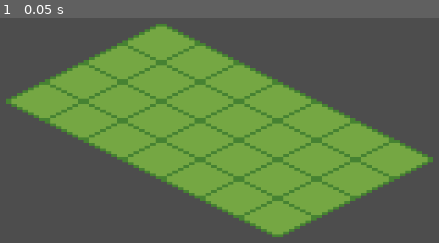
Above: before the commit, frame 1.
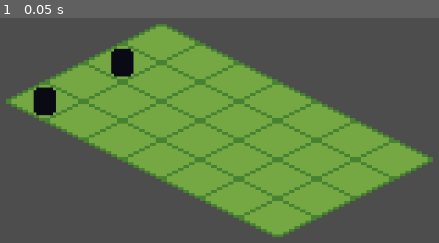
Above: after the commit, the same moment.

Repository: estebanm123/strategy
Game: Godot game, scene res://Main.tscn
Two runs of this game, one before a commit and one after it. Both use one fixed random seed, a clock stepped at 60 frames per second and the inputs below.
Inputs:
- Up to frame 1 (0.05 s): no input

The runs differ from the first frame. In frame 1, 1.3% of the frame differs, in the area x 7-31%, y 13-44%.

Commit message:
Refactor tilemap + spawn enemies

Diff:
--- a/Main.gd
+++ b/Main.gd
@@ -1,29 +1,53 @@
 extends Node2D
 
-@onready var tileMapLayer: TileMapLayer = $TileMapLayer
+
+@onready var tileMapWrapper: TileMapWrapper = TileMapWrapper.new($TileMapLayer)
 
 func _ready() -> void:
-	var texture: Texture2D = load("res://sprites/greentile.png")
-	if not texture:
-		push_error("Failed to load greentile.png")
-		return
+ var texture: Texture2D = load("res://sprites/greentile.png")
+ if not texture:
+  push_error("Failed to load greentile.png")
+  return
 
-	TileMapGenerator.createIsometricTileSet(tileMapLayer, texture)
-	TileMapGenerator.fillMap(tileMapLayer)
-	setupCamera()
+ tileMapWrapper.createIsometricTileSet(texture)
+ tileMapWrapper.fillMap()
+ setupCamera()
+ spawnEnemies()
 
 
 
 func setupCamera() -> void:
-	var camera: Camera2D = Camera2D.new()
-	camera.zoom = Vector2(4, 4)
-	add_child(camera)
+ var camera: Camera2D = Camera2D.new()
+ camera.zoom = Vector2(4, 4)
+ add_child(camera)
 
-	var rect: Rect2i = tileMapLayer.get_used_rect()
-	if rect.size.x == 0:
-		return
+ var rect: Rect2i = tileMapWrapper.tileMapLayerRef.get_used_rect()
+ if rect.size.x == 0:
+  return
 
-	var startPos: Vector2 = tileMapLayer.map_to_local(rect.position)
-	var endPos: Vector2 = tileMapLayer.map_to_local(rect.end - Vector2i(1, 1))
+ var startPos: Vector2 = tileMapWrapper.tileMapLayerRef.map_to_local(rect.position)
+ var endPos: Vector2 = tileMapWrapper.tileMapLayerRef.map_to_local(rect.end - Vector2i(1, 1))
 
-	camera.position = (startPos + endPos) / 2.0
+ camera.position = (startPos + endPos) / 2.0
+
+
+func spawnEnemies() -> void:
+ var enemyCount: int = randi_range(1, 3)
+ var spawnColumn: int = 0
+ var maxRows: int = 4
+
+ var availableRows: Array = []
+ for y: int in range(maxRows):
+  availableRows.append(y)
+
+ availableRows.shuffle()
+
+ for i: int in range(enemyCount):
+  var enemy: Actor = ActorFactory.createEnemyActor()
+  if not enemy:
+   continue
+
+  var tilePos: Vector2i = Vector2i(spawnColumn, availableRows[i])
+  var worldPos: Vector2 = tileMapWrapper.tileMapLayerRef.map_to_local(tilePos)
+  enemy.position = worldPos
+  add_child(enemy)
--- a/TileMapGenerator.gd
+++ /dev/null
@@ -1,27 +0,0 @@
-extends Node
-
-class_name TileMapGenerator
-
-static func createIsometricTileSet(tileMapLayer: TileMapLayer, texture: Texture2D) -> void:
-	var tileSet: TileSet = TileSet.new()
-	# Configure for Isometric
-	tileSet.tile_shape = TileSet.TILE_SHAPE_ISOMETRIC
-	tileSet.tile_layout = TileSet.TILE_LAYOUT_DIAMOND_DOWN
-	# Set tile size. Isometric grids are typically 2:1 ratio.
-	var textureSize: Vector2i = texture.get_size()
-	tileSet.tile_size = Vector2i(textureSize.x, int(textureSize.x * 0.5))
-	# Create a TileSetAtlasSource
-	var source: TileSetAtlasSource = TileSetAtlasSource.new()
-	source.texture = texture
-	source.texture_region_size = textureSize
-	# Create a single tile at (0, 0)
-	source.create_tile(Vector2i(0, 0))
-	# Add the source to the TileSet with ID 0
-	tileSet.add_source(source, 0)
-	# Assign the TileSet to the layer
-	tileMapLayer.tile_set = tileSet
-
-static func fillMap(tileMapLayer: TileMapLayer) -> void:
-	for x: int in range(7):
-		for y: int in range(4):
-			tileMapLayer.set_cell(Vector2i(x, y), 0, Vector2i(0, 0))
--- /dev/null
+++ b/TileMapWrapper.gd
@@ -0,0 +1,26 @@
+extends Node
+
+class_name TileMapWrapper
+
+var tileMapLayerRef: TileMapLayer
+
+func _init(tileMapLayer: TileMapLayer) -> void:
+ tileMapLayerRef = tileMapLayer
+
+func createIsometricTileSet(texture: Texture2D) -> void:
+ var tileSet: TileSet = TileSet.new()
+ tileSet.tile_shape = TileSet.TILE_SHAPE_ISOMETRIC
+ tileSet.tile_layout = TileSet.TILE_LAYOUT_DIAMOND_DOWN
+ var textureSize: Vector2i = texture.get_size()
+ tileSet.tile_size = Vector2i(textureSize.x, int(textureSize.x * 0.5))
+ var source: TileSetAtlasSource = TileSetAtlasSource.new()
+ source.texture = texture
+ source.texture_region_size = textureSize
+ source.create_tile(Vector2i(0, 0))
+ tileSet.add_source(source, 0)
+ tileMapLayerRef.tile_set = tileSet
+
+func fillMap() -> void:
+    for x: int in range(7):
+        for y: int in range(4):
+            tileMapLayerRef.set_cell(Vector2i(x, y), 0, Vector2i(0, 0))
Renamed: TileMapGenerator.gd.uid -> TileMapWrapper.gd.uid
